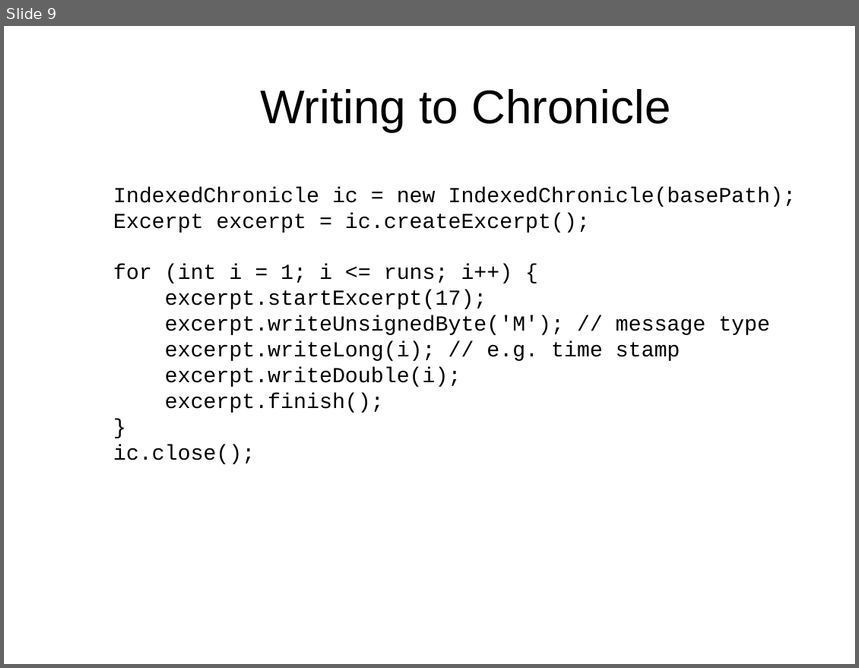
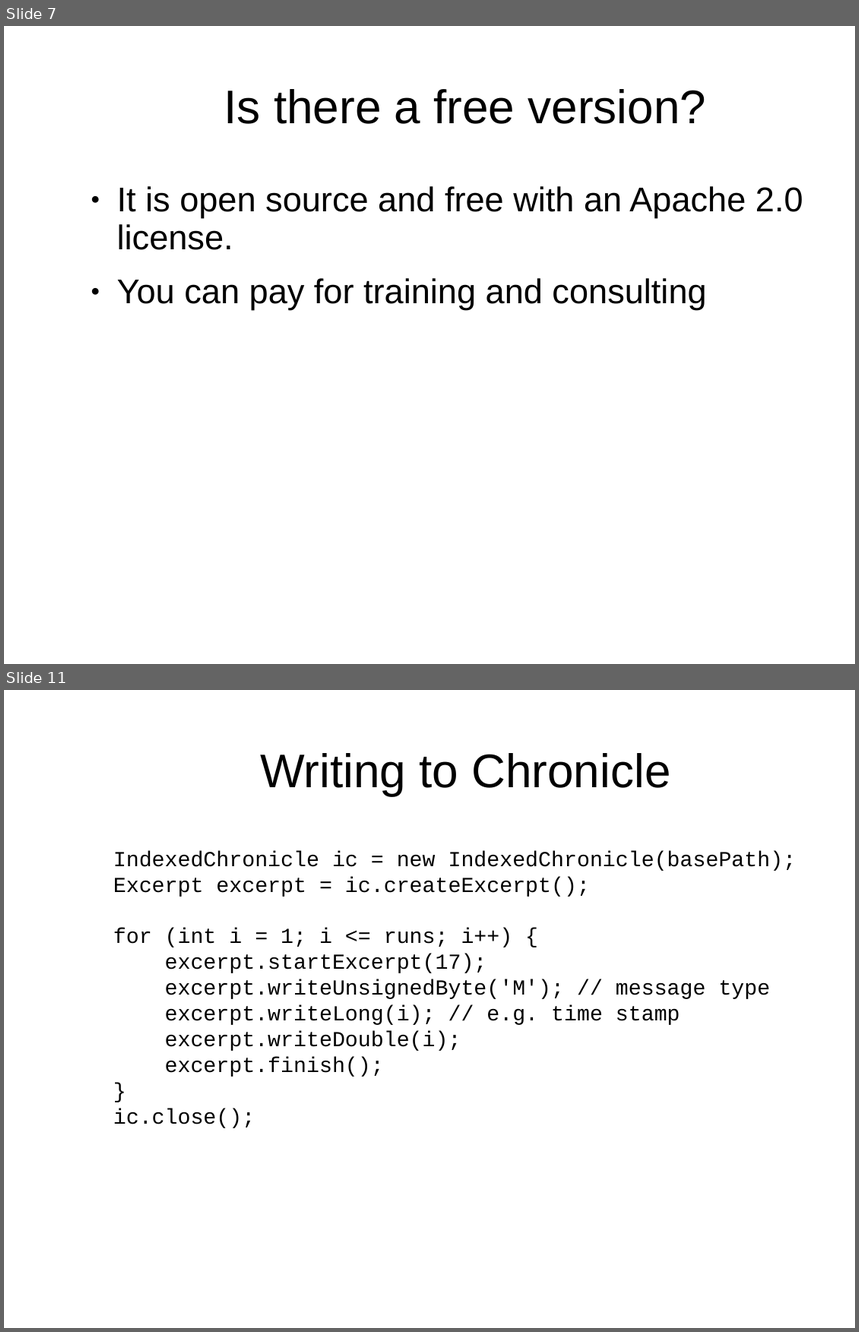
Before and after one commit to Vanilla-Java/Presentations, a slide deck: Introduction to Chronicle.ppt. Shown one above the other, each under a label of ours: slide 9 before the commit, slides 7 and 11 after it; the slides between them are not shown. The pictures are 859x668 and 859x1332 pixels, drawn with LibreOffice and Linux fonts; fonts in the diff are those of the drawing; background and template pictures are left out. Boxes give left, top, right and bottom in pixels: in the first picture for what was removed or moved away, otherwise in the second. Text is boxed around its words. In the diff, an @@ line names an element or a change of style, - is before the commit and + after.

```diff
--- a/Introduction to Chronicle.ppt
+++ b/Introduction to Chronicle.ppt
@@ slide 7 added at <box>4,26,855,664</box>, background picture (left out) @@
@@ title added at <box>224,89,707,124</box>, 44 pt, text #000000 @@
+Is there a free version?
@@ text added at <box>117,186,804,309</box>, 32 pt, text #000000 @@
+● It is open source and free with an Apache 2.0 license.
+● You can pay for training and consulting
@@ what was slide 9 is now slide 11 @@
```
Also in this commit, not shown: 13 slides changed, 4 other slides added, 1 slide removed, 1 other file.
